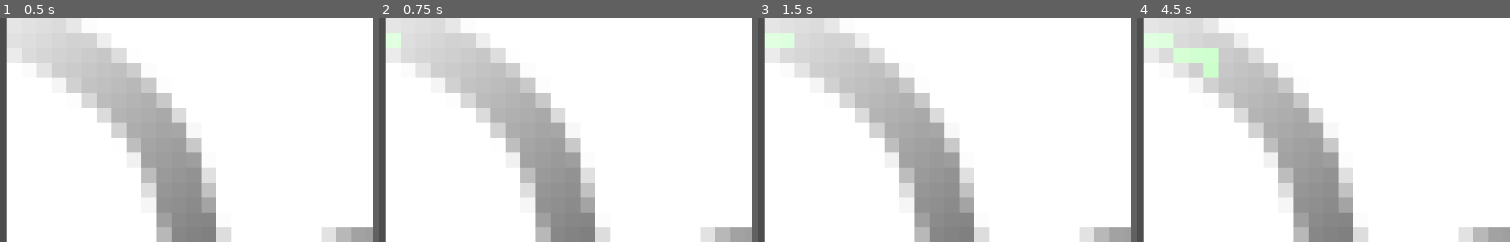
Above: before the commit, frames 1-4 (left to right).
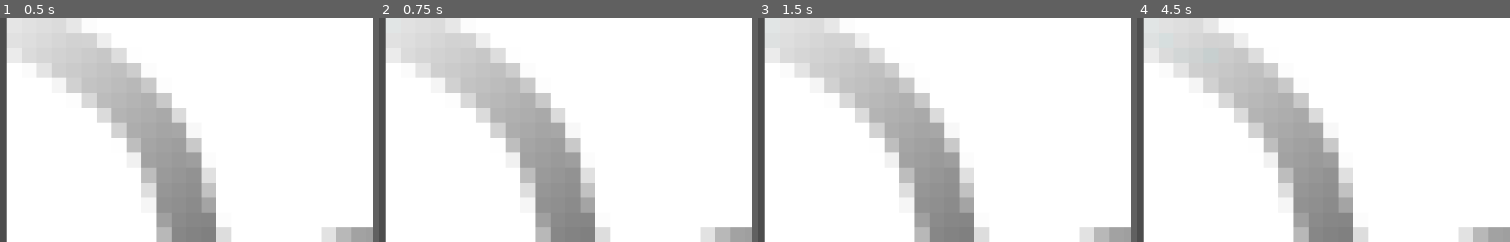
Above: after the commit, the same moments.

Repository: Dams4K/Tipe
Game: Godot game, scene res://erosion/viewer.tscn
The game is run twice, just before and just after one commit, with the same random seed, the same clock (stepped at 60 frames per second) and the same inputs.
Inputs:
- Up to frame 1 (0.5 s): no input
- Up to frame 2 (0.75 s): click "Next" at 0.5 s
- Up to frame 3 (1.5 s): click "Next" at 1.25 s
- Up to frame 4 (4.5 s): click "Next" at 2 s; tap Enter at 2.75, 4.25 s; tap Space at 3.5 s
The pictures show only the part of the screen within x 0-50%, y 0-50%; the shares and areas given below are measured in that part.

Frame 1 is identical in both runs. In frame 2, 0.3% of the frame differs, in the area x 1-6%, y 6-14%; in frame 3, 0.5%; in frame 4, 1.6%, in the area x 1-22%, y 6-27%.

Commit message:
basic erosion and deposition, i need to implement radius erosion now

Diff:
--- /dev/null
+++ b/erosion/combine_texture.gd
@@ -0,0 +1,115 @@
+@tool
+extends Texture2D
+class_name CombineTexture
+
+enum Combination {
+	ADD,
+	MUL
+}
+
+@export_tool_button("Update") var update_action = func(): update_texture(); emit_changed()
+
+@export var texture_a: Texture2D : set = set_texture_a
+@export var texture_b: Texture2D : set = set_texture_b
+@export var combine_method: Combination = Combination.MUL : set = set_combine_method
+
+var texture: ImageTexture
+var rid: RID
+
+func _init() -> void:
+	update_texture()
+
+func update_texture():
+	if texture_a == null or texture_b == null:
+		print("no texture")
+		return
+	var image_a := texture_a.get_image()
+	var image_b := texture_b.get_image()
+
+	if image_a == null or image_b == null:
+		print("no image")
+		return
+
+	assert(image_a.get_size() == image_b.get_size(), "Images a and b are not the same size")
+
+	var image: Image
+
+	match combine_method:
+		Combination.MUL:
+			image = mul(image_a, image_b)
+
+	rid = RenderingServer.texture_2d_create(image)
+	texture = ImageTexture.create_from_image(image)
+
+func mul(a: Image, b: Image) -> Image:
+	var mipmaps: bool = a.has_mipmaps() or b.has_mipmaps()
+	var image := Image.create_empty(a.get_width(), a.get_height(), mipmaps, Image.FORMAT_RGBA8)
+
+	for j in range(a.get_height()):
+		for i in range(a.get_width()):
+			image.set_pixel(i, j, a.get_pixel(i, j) * b.get_pixel(i, j))
+
+	return image
+
+func set_texture_a(value: Texture2D):
+	texture_a = value
+	update_texture()
+	emit_changed()
+
+func set_texture_b(value: Texture2D):
+	texture_b = value
+	update_texture()
+	emit_changed()
+
+func set_combine_method(value: Combination):
+	combine_method = value
+	update_texture()
+	emit_changed()
+
+#region Texture2D functions
+func _get_height() -> int:
+	if !texture:
+		return 0
+	return texture.get_height()
+
+func _get_width() -> int:
+	if !texture:
+		return 0
+	return texture.get_width()
+
+func _has_alpha() -> bool:
+	if !texture:
+		return false
+	return texture.has_alpha()
+
+func _is_pixel_opaque(x: int, y: int) -> bool:
+	if !texture:
+		return false
+	return texture.is_pixel_opaque(x, y)
+
+func _get_size() -> Vector2:
+	if !texture:
+		return Vector2.ZERO
+	return texture.get_size()
+
+func _draw(to_canvas_item, pos, modulate, transpose):
+	if !texture:
+		return
+
+	texture.draw(to_canvas_item, pos, modulate, transpose)
+
+func _draw_rect(to_canvas_item, rect, tile, modulate, transpose):
+	if !texture:
+		return
+
+	texture.draw_rect(to_canvas_item, rect, tile, modulate, transpose)
+
+func _draw_rect_region(to_canvas_item, rect, src_rect, modulate, transpose, clip_uv):
+	if !texture:
+		return
+
+	texture.draw_rect_region(to_canvas_item, rect, src_rect, modulate, transpose, clip_uv)
+
+func _get_rid():
+	return rid
+#endregion
--- a/erosion/erosion_texture2d.gd
+++ b/erosion/erosion_texture2d.gd
@@ -24,24 +24,29 @@
 	)
 	## Should always be normalized
 	var dir := Vector2.ZERO
+	var velocity: float = 1.0
+	var gravity: float = 9.8
 
 	## Value between 0 and 1.[br]
 	## I mean the gradient will be ignored[br]
 	## 0 mean the previous direction will be ignored
-	var inertia := 0.0
+	var inertia := 0.3
 
 	## water stored
-	var water: float = 0.0
+	var water: float = 1.0
+	var evaporation: float = 0.05
 	## setiment stored
 	var sediment: float = 0.0
 	## Used to prevent the capacity from falling to 0[br]
 	## => allow erosion on flatter terrain
-	var p_min_slope: float = 0.5
+	var min_slope: float = 0.5
 
-	var p_capacity: float = 1.0
+	var capacity: float = 1.0
+	var erosion: float = 0.3
+	var deposition: float = 0.3
 
 	func move(image: Image) -> void:
-		pos = (pos + dir.normalized()).clamp(Vector2.ZERO, image.get_size())
+		pos = (pos + dir.normalized()).clamp(Vector2.ZERO, image.get_size()-Vector2i.ONE)
 
 	func get_pixel_pos() -> Vector2i:
 		return Vector2i(pos)
@@ -62,13 +67,6 @@
 	var Pxy1: float =  image.get_pixelv(pixel_pos + Vector2i.DOWN  * int(not bottom_edge)).r
 	var Px1y1: float = image.get_pixelv(pixel_pos + Vector2i.ONE   * int(not (right_edge or bottom_edge))).r
 
-	print("----")
-	printt(image.get_pixelv(pixel_pos), image.get_pixelv(pixel_pos).to_html(false))
-	printt(Pxy, Px1y)
-	printt(Pxy1, Px1y1)
-	#printt(pixel_pos, pixel_pos + Vector2i.RIGHT * int(not right_edge))
-	#printt(pixel_pos + Vector2i.DOWN  * int(not bottom_edge), pixel_pos + Vector2i.ONE   * int(not (right_edge or bottom_edge)))
-
 	# u = uv.x
 	# v = uv.y
 	# values between [0, 1[
@@ -77,7 +75,7 @@
 		(Px1y - Pxy) * (1 - uv.y) + (Px1y1 - Pxy1) * uv.y,
 		(Pxy1 - Pxy) * (1 - uv.x) + (Px1y1 - Px1y) * uv.x
 	)
-	printt("g: ", g, "uv: ", uv)
+
 	return g
 
 func move_particle(pt: Particle, image: Image):
@@ -86,34 +84,61 @@
 		current_image = base_texture.get_image()
 		image = current_image
 
+	var pos_old = pt.pos
 	var h_old = get_image_height(pt.get_pixel_pos(), image)
 
 	var g := get_gradient(pt, image)
-	#var dir_new := pt.dir * pt.inertia - g * (1 - pt.inertia)
-	var dir_new := - g * (1 - pt.inertia)
+	var dir_new := pt.dir * pt.inertia - g * (1 - pt.inertia)
 	pt.dir = dir_new
 	pt.move(image)
 
 	#WARNING: DEBUG
-	current_image.set_pixelv(pt.pos, current_image.get_pixelv(pt.pos) + Color.GREEN * 0.2)
-	current_image.save_png("res://debug.png")
+	#current_image.set_pixelv(pt.pos, current_image.get_pixelv(pt.pos) + Color.GREEN * 0.2)
+	#current_image.save_png("res://debug.png")
 
 	var h_new = get_image_height(pt.get_pixel_pos(), image)
 
 	var h_dif = h_new - h_old
-	print("Height diff: ", h_dif)
-	## h_dif > 0: the new pos is higher, sediment has been dropped at the old pos
-	## h_dif < 0: the carry capacity c must be calculated
+	#print("Height diff: ", h_dif)
+	## h_dif > 0: the new pos is higher, sediment must be dropped at the old pos
+	## h_dif < 0: we erode
 
-	if h_dif < 0:
-		var c = max(-h_dif, pt.p_min_slope) * pt.water * pt.p_capacity
+	var c = max(-h_dif, pt.min_slope) * pt.water * pt.capacity * pt.velocity
 
+	if h_dif > 0 or pt.sediment > c:
+		var amount_to_depose: float = min(h_dif, pt.sediment) if h_dif > 0 else (pt.sediment - c) * pt.deposition
+		pt.sediment -= amount_to_depose
+
+		depose(amount_to_depose, pos_old, image)
+	else:
+		# amount can't be higher than -h_dif else it will dig hole
+		var amount_to_erode: float = min(-h_dif, (c-pt.sediment) * pt.erosion)
+		erode(amount_to_erode, pos_old, image)
+
+	pt.velocity = sqrt(pt.velocity**2 + h_dif*pt.gravity)
+	pt.water *= (1 - pt.evaporation)
 
 	texture = ImageTexture.create_from_image(image)
 	emit_changed()
 
 func get_image_height(pos: Vector2i, image: Image)  -> float:
 	return image.get_pixelv(pos).r
+
+func depose(amount: float, at: Vector2, image: Image) -> void:
+	var pixel_pos := Vector2i(at)
+	#var offset: Vector2 = at - Vector2(pixel_pos)
+	prints("amount deposed:", amount)
+	var c := image.get_pixelv(pixel_pos)
+	c.r += amount
+	image.set_pixelv(pixel_pos, c)
+
+func erode(amount: float, at: Vector2, image: Image) -> void:
+	var pixel_pos := Vector2i(at)
+	prints("amount eroded:", amount)
+	var c := image.get_pixelv(pixel_pos)
+	c.r -= amount
+	image.set_pixelv(pixel_pos, c)
+
 #endregion
 
 
--- a/erosion/viewer.tscn
+++ b/erosion/viewer.tscn
@@ -1,14 +1,14 @@
 [gd_scene load_steps=5 format=3 uid="uid://5tcgp4mpx62o"]
 
 [ext_resource type="Script" path="res://erosion/viewer.gd" id="1_h4grq"]
-[ext_resource type="Script" path="res://erosion/erosion_texture2d.gd" id="1_jdsm7"]
-[ext_resource type="Texture2D" uid="uid://cx76kl6at0tp1" path="res://image.png" id="2_b8tcf"]
+[ext_resource type="Texture2D" uid="uid://cx76kl6at0tp1" path="res://image.png" id="2_m6reh"]
+[ext_resource type="Script" path="res://erosion/erosion_texture2d.gd" id="2_ufhgh"]
 
-[sub_resource type="Texture2D" id="Texture2D_8dlrm"]
+[sub_resource type="Texture2D" id="Texture2D_03l6a"]
 resource_local_to_scene = false
 resource_name = ""
-script = ExtResource("1_jdsm7")
-base_texture = ExtResource("2_b8tcf")
+script = ExtResource("2_ufhgh")
+base_texture = ExtResource("2_m6reh")
 
 [node name="Viewer" type="HBoxContainer"]
 anchors_preset = 15
Binary file changed: debug.png
Not shown: 1 places in erosion/viewer.tscn that only renumber resources
